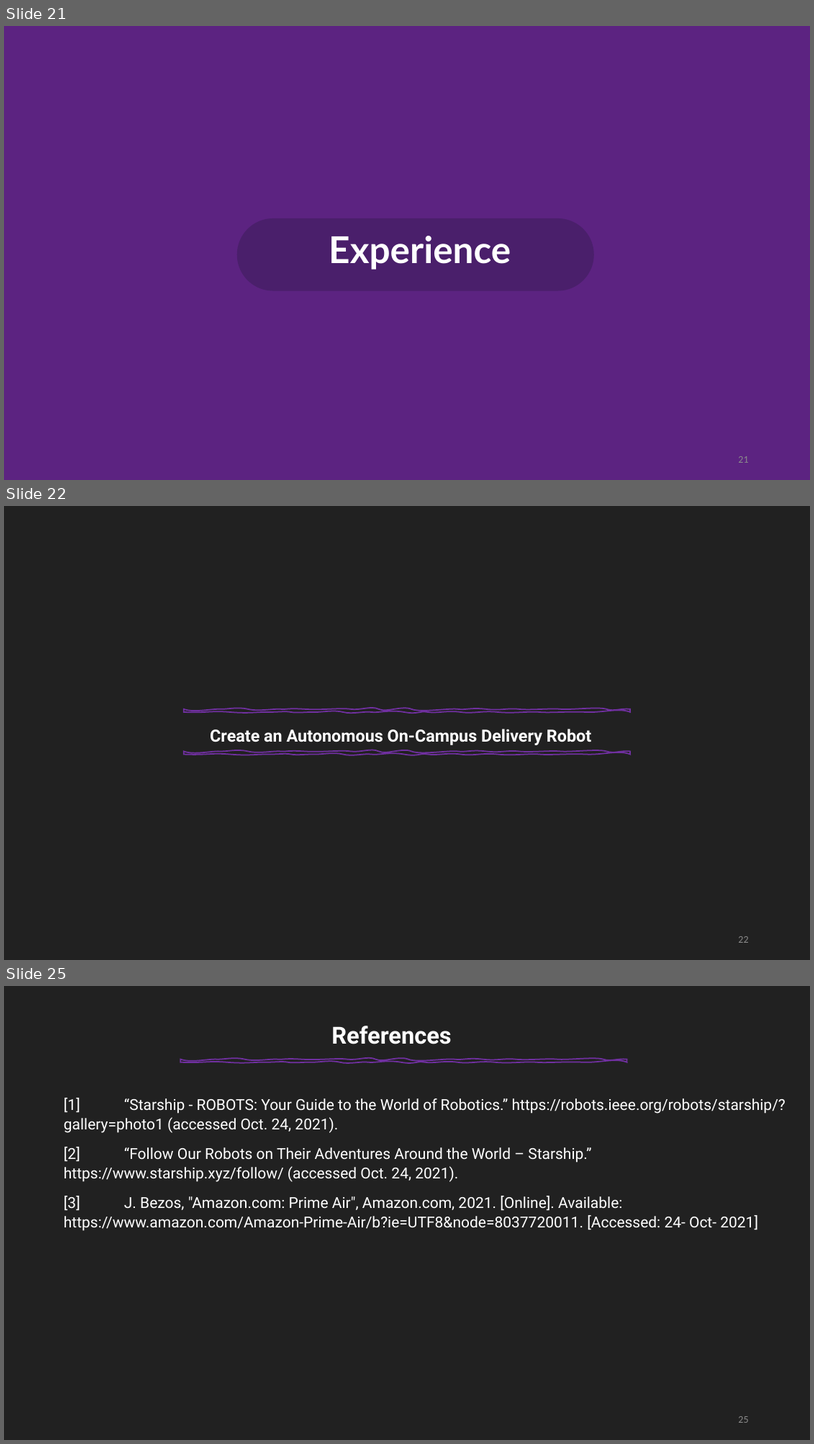
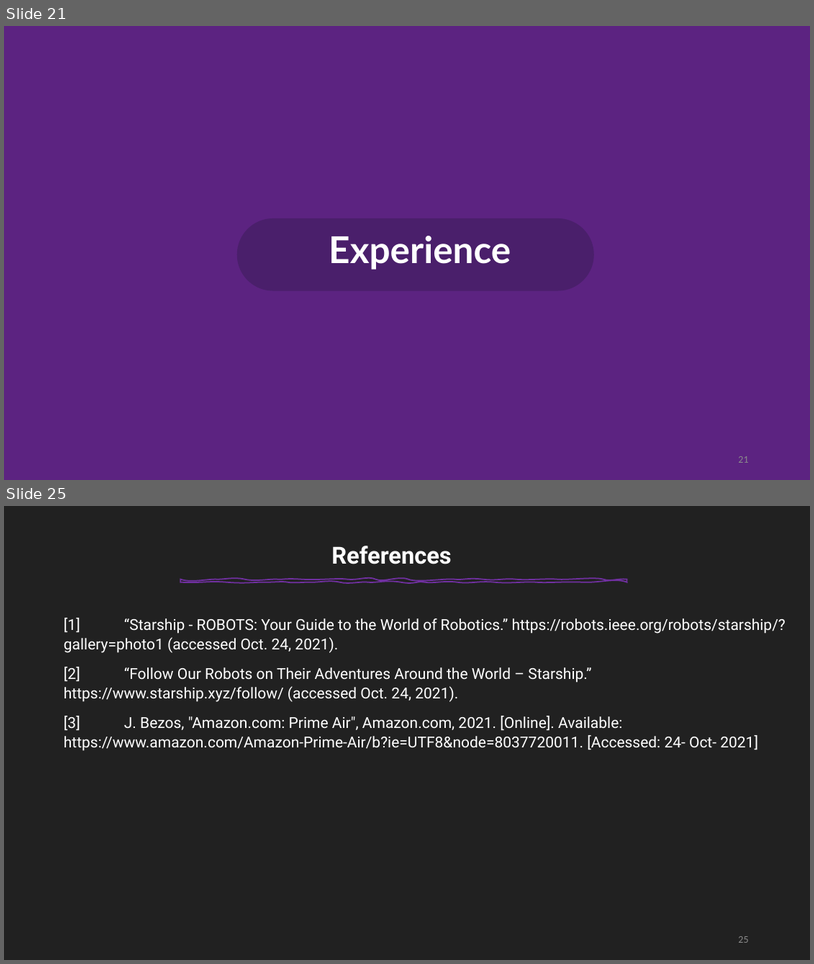
Before and after one commit to Mhd-Ghd/on-campus-delivery-robot, a slide deck: reports/report-2/Press#2.pptm. Shown one above the other, each under a label of ours: slides 21, 22 and 25 before the commit, slides 21 and 25 after it; the slides between them are not shown. The pictures are 814x1444 and 814x964 pixels, drawn with LibreOffice and Linux fonts; fonts in the diff are those of the drawing. Boxes give left, top, right and bottom in pixels: in the first picture for what was removed or moved away, otherwise in the second. Text is boxed around its words. In the diff, an @@ line names an element or a change of style, - is before the commit and + after.

```diff
--- a/reports/report-2/Press#2.pptm
+++ b/reports/report-2/Press#2.pptm
@@ slide 22 removed at (4, 506, 810, 960), background #212121 @@
@@ freeform shape removed at (184, 709, 630, 713) @@
@@ text removed at (210, 728, 592, 745) @@
-Create an Autonomous On-Campus Delivery Robot
@@ freeform shape removed at (184, 751, 630, 754) @@
@@ page number removed at (738, 936, 748, 942) @@
-22
```
Also in this commit, not shown: 5 slides changed, 3 slides added, 2 other slides removed.
